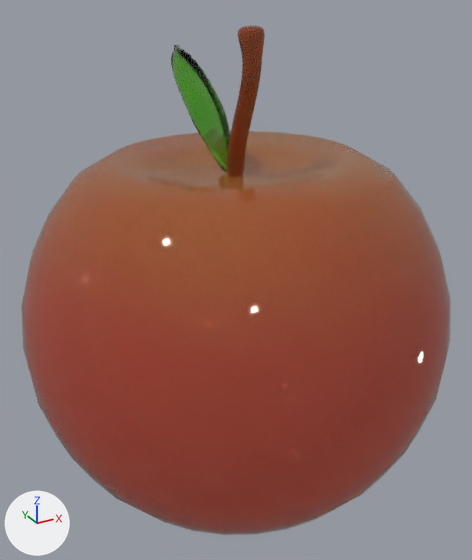
Renders of the glTF model models/Apple.glb from each side of a commit.
One viewpoint serves both versions: a 50 mm lens placed at (-1.37, -2.5, 1.47), pointed at (0.0, 0.01, 0.22). Lighting does not change. The marker at lower left points along +X, +Y and +Z. The older version comes first. Where no turn or scale is listed for an object, it has been applied to the vertices.

Script lines for the objects in view, before the commit:
```python
me_circle_001 = bpy.data.meshes.new('Circle.001')
me_circle_001.from_pydata(...)  # 567 vertices, 1064 faces; spans x -0.077..0.066, y -0.212..0.246, z -0.249..0.269
me_circle_001.materials.append(mat_green)  # green #94e75d
me_cube_001 = bpy.data.meshes.new('Cube.001')
me_cube_001.from_pydata(...)  # 418 vertices, 832 faces; spans x -0.057..0.052, y -0.106..0.113, z -0.375..0.286
me_cube_001.materials.append(mat_brown)  # brown #af5831
me_sphere = bpy.data.meshes.new('Sphere')
me_sphere.from_pydata(...)  # 482 vertices, 960 faces; spans x -0.99..1.0, y -0.99..1.0, z -0.96..0.83
me_sphere.materials.append(mat_material)
ob_circle = bpy.data.objects.new('Circle', me_circle_001)
ob_circle.location = (-0.029, 0.232, 0.986)
ob_cube = bpy.data.objects.new('Cube', me_cube_001)
ob_cube.location = (0.002, -0.07, 1.073)
ob_sphere = bpy.data.objects.new('Sphere', me_sphere)
ob_sphere.location = (0.0, 0.0, 0.0)
```
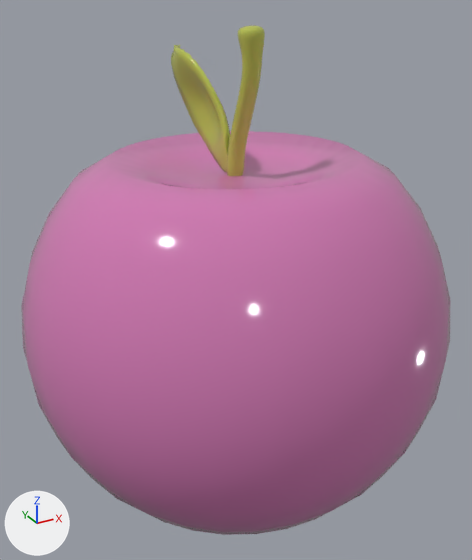
Where the change shows, as pixel boxes (x1, y1, x2, y2) in the pictures (472 x 560 px):
```json
{"object": "Sphere", "change": "recoloured", "before": [21, 131, 451, 535], "after": [21, 131, 451, 535], "on screen": "lighter"}
{"object": "Circle", "change": "recoloured", "before": [171, 45, 230, 172], "after": [171, 45, 230, 172]}
{"object": "Cube", "change": "recoloured", "before": [227, 25, 265, 176], "after": [227, 25, 265, 176]}
```

Edits to the scene script, one JSON object a line:
```json
{"op": "add", "block": "mat_зел", "code": ["mat_зел = principled_material('зел')", "mat_зел.base_color = (0.485, 0.539, 0.0844)  # yellow #b9c252", "mat_зел.roughness = 0.1"]}
{"op": "add", "block": "mat_основа", "code": ["mat_основа = principled_material('основа')", "mat_основа.base_color = (0.638, 0.195, 0.451)  # pink #d17ab3", "mat_основа.roughness = 0.1"]}
{"block": "me_sphere", "where": "me_sphere.from_pydata(...)  # 482 vertices, 960 faces; spans x -0.99..1.0, y -0.99..1.0, z -0.96..0.83"}
{"op": "remove", "block": "me_sphere", "code": "me_sphere.materials.append(mat_material)"}
{"op": "add", "block": "me_sphere", "code": "me_sphere.materials.append(mat_основа)  # pink #d17ab3"}
{"block": "me_circle_001", "where": "me_circle_001.from_pydata(...)  # 567 vertices, 1064 faces; spans x -0.077..0.066, y -0.212..0.246, z -0.249..0.269"}
{"op": "remove", "block": "me_circle_001", "code": "me_circle_001.materials.append(mat_green)  # green #94e75d"}
{"op": "add", "block": "me_circle_001", "code": "me_circle_001.materials.append(mat_зел)  # yellow #b9c252"}
{"block": "me_cube_001", "where": "me_cube_001.from_pydata(...)  # 418 vertices, 832 faces; spans x -0.057..0.052, y -0.106..0.113, z -0.375..0.286"}
{"op": "remove", "block": "me_cube_001", "code": "me_cube_001.materials.append(mat_brown)  # brown #af5831"}
{"op": "add", "block": "me_cube_001", "code": "me_cube_001.materials.append(mat_зел)  # yellow #b9c252"}
```
